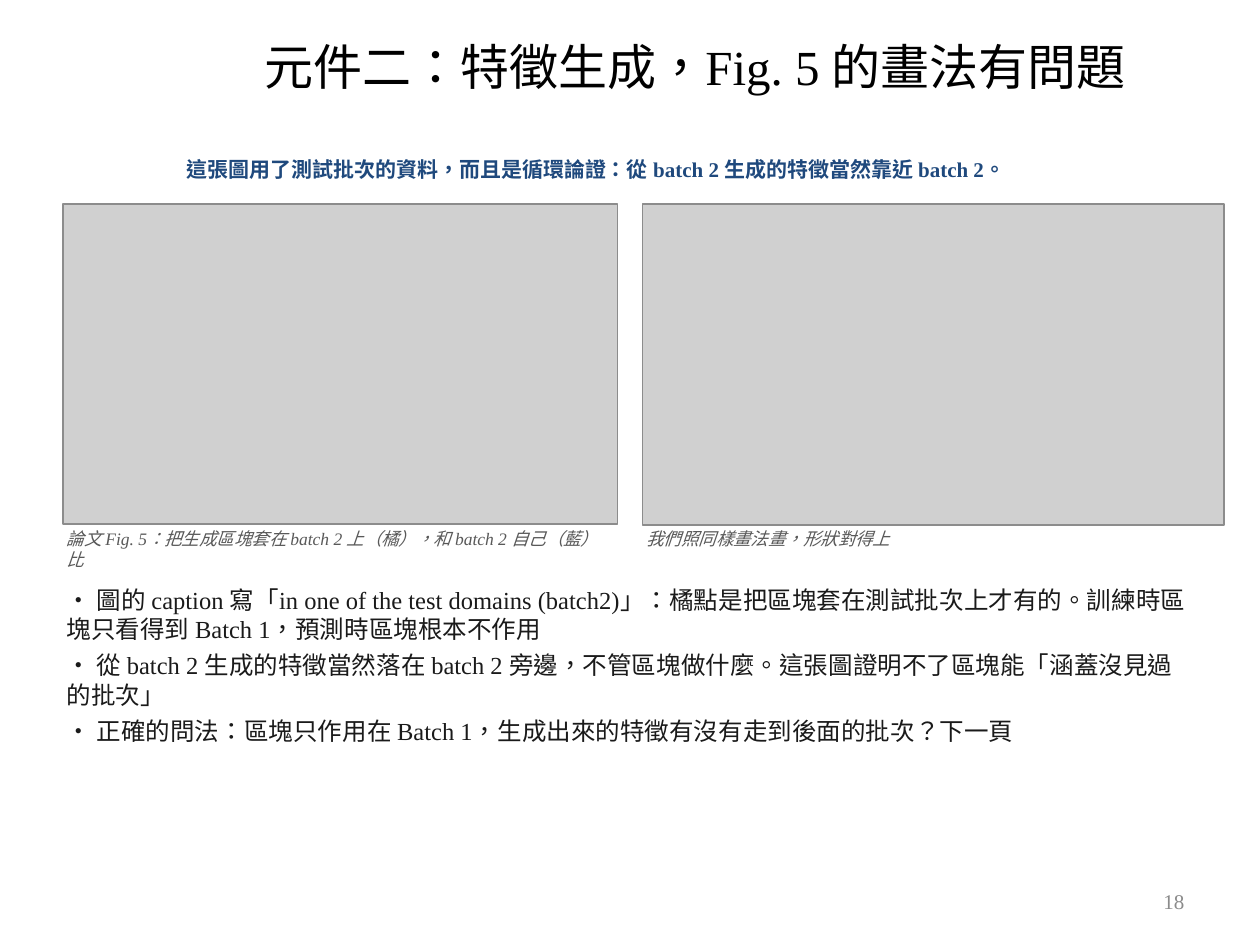
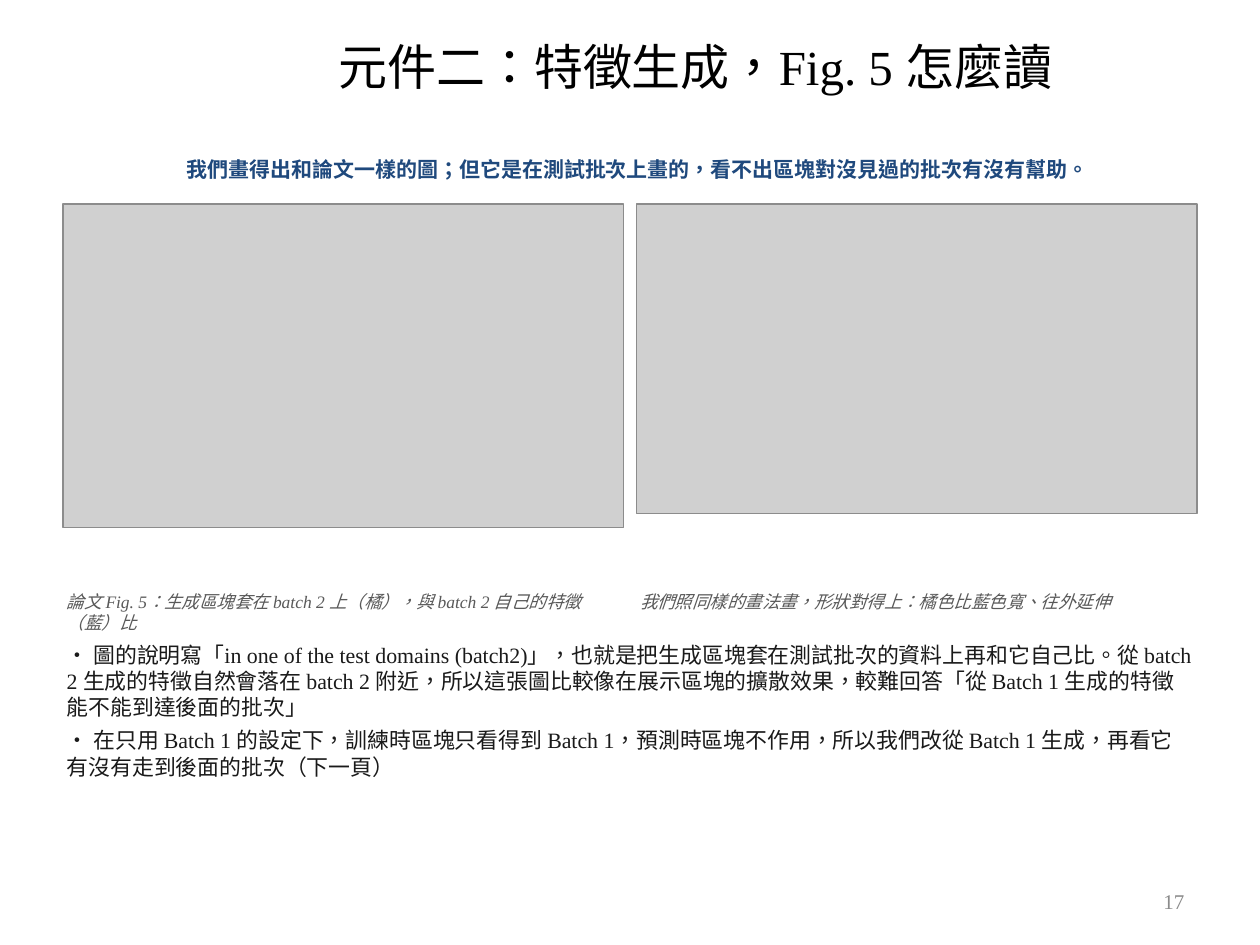
Before and after one commit to wintera1233/cdcnn, a slide deck: slide 17 of reports/09-22-merged.pptx (slide 18 before the commit). Drawn at 1260x945 pixels with LibreOffice and Linux fonts; fonts in the diff are those of the drawing; grey boxes stand for pictures; background and template pictures are left out. Boxes give left, top, right and bottom in pixels: in the first picture for what was removed or moved away, otherwise in the second. Text is boxed around its words. In the diff, an @@ line names an element or a change of style, - is before the commit and + after.

```diff
--- a/reports/09-22-merged.pptx
+++ b/reports/09-22-merged.pptx
@@ title at (x1=338, y1=43, x2=1052, y2=96): text changed @@
-元件二：特徵生成，Fig. 5 的畫法有問題
+元件二：特徵生成，Fig. 5 怎麼讀
@@ text at (x1=186, y1=159, x2=1088, y2=180): text changed @@
-這張圖用了測試批次的資料，而且是循環論證：從 batch 2 生成的特徵當然靠近 batch 2。
+我們畫得出和論文一樣的圖；但它是在測試批次上畫的，看不出區塊對沒見過的批次有沒有幫助。
@@ picture resized from (x1=63, y1=204, x2=617, y2=524) to (x1=63, y1=204, x2=624, y2=528) @@
@@ picture resized from (x1=643, y1=204, x2=1225, y2=525) to (x1=636, y1=204, x2=1197, y2=514) @@
@@ text at (x1=67, y1=593, x2=581, y2=631): text changed @@
-論文 Fig. 5：把生成區塊套在 batch 2 上（橘），和 batch 2 自己（藍）比
+論文 Fig. 5：生成區塊套在 batch 2 上（橘），與 batch 2 自己的特徵（藍）比
@@ text at (x1=640, y1=593, x2=1111, y2=610): text changed @@
-我們照同樣畫法畫，形狀對得上
+我們照同樣的畫法畫，形狀對得上：橘色比藍色寬、往外延伸
@@ text at (x1=67, y1=644, x2=1191, y2=777): text changed; size 14 to 12.5 pt @@
-• 圖的 caption 寫「in one of the test domains (batch2)」：橘點是把區塊套在測試批次上才有的。訓練時區塊只看得到 Batch 1，預測時區塊根本不作用
-• 從 batch 2 生成的特徵當然落在 batch 2 旁邊，不管區塊做什麼。這張圖證明不了區塊能「涵蓋沒見過的批次」
-• 正確的問法：區塊只作用在 Batch 1，生成出來的特徵有沒有走到後面的批次？下一頁
+• 圖的說明寫「in one of the test domains (batch2)」，也就是把生成區塊套在測試批次的資料上再和它自己比。從 batch 2 生成的特徵自然會落在 batch 2 附近，所以這張圖比較像在展示區塊的擴散效果，較難回答「從 Batch 1 生成的特徵能不能到達後面的批次」
+• 在只用 Batch 1 的設定下，訓練時區塊只看得到 Batch 1，預測時區塊不作用，所以我們改從 Batch 1 生成，再看它有沒有走到後面的批次（下一頁）
@@ page number at (x1=1163, y1=895, x2=1184, y2=909): text changed @@
-18
+17
```
Also in this commit, not shown: 7 other slides changed, 2 slides removed, 1 other file.
